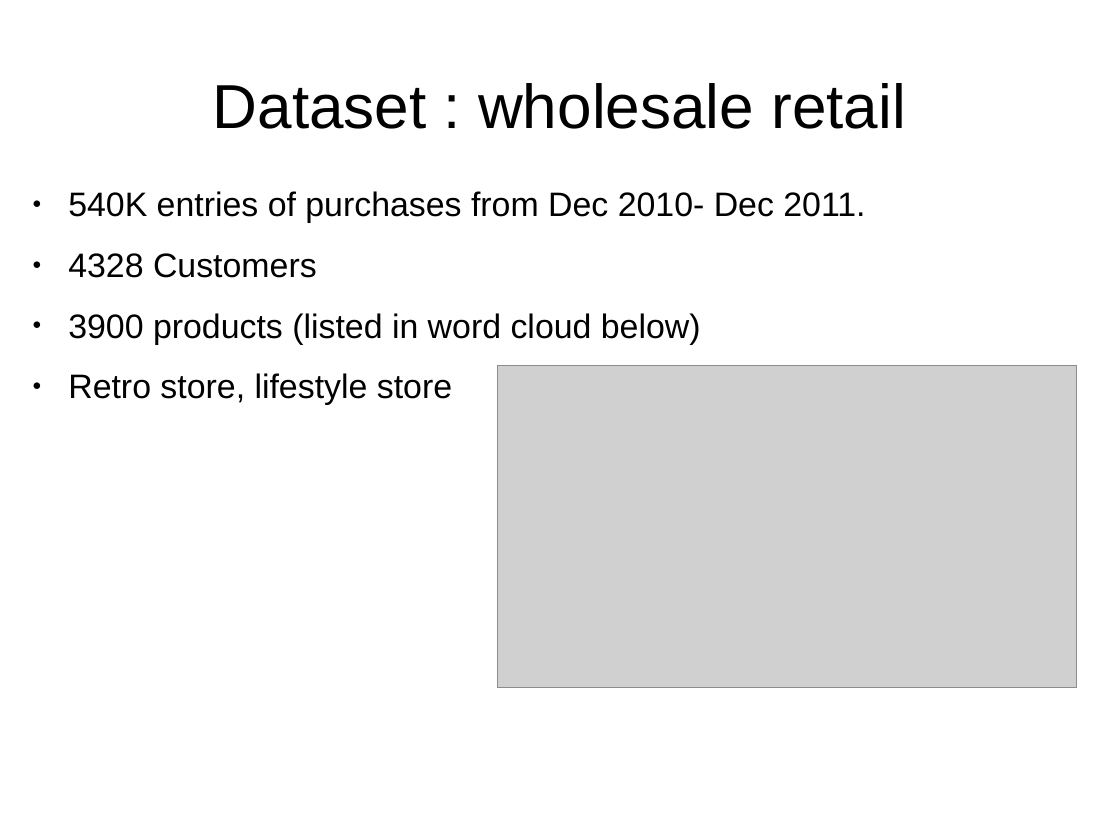
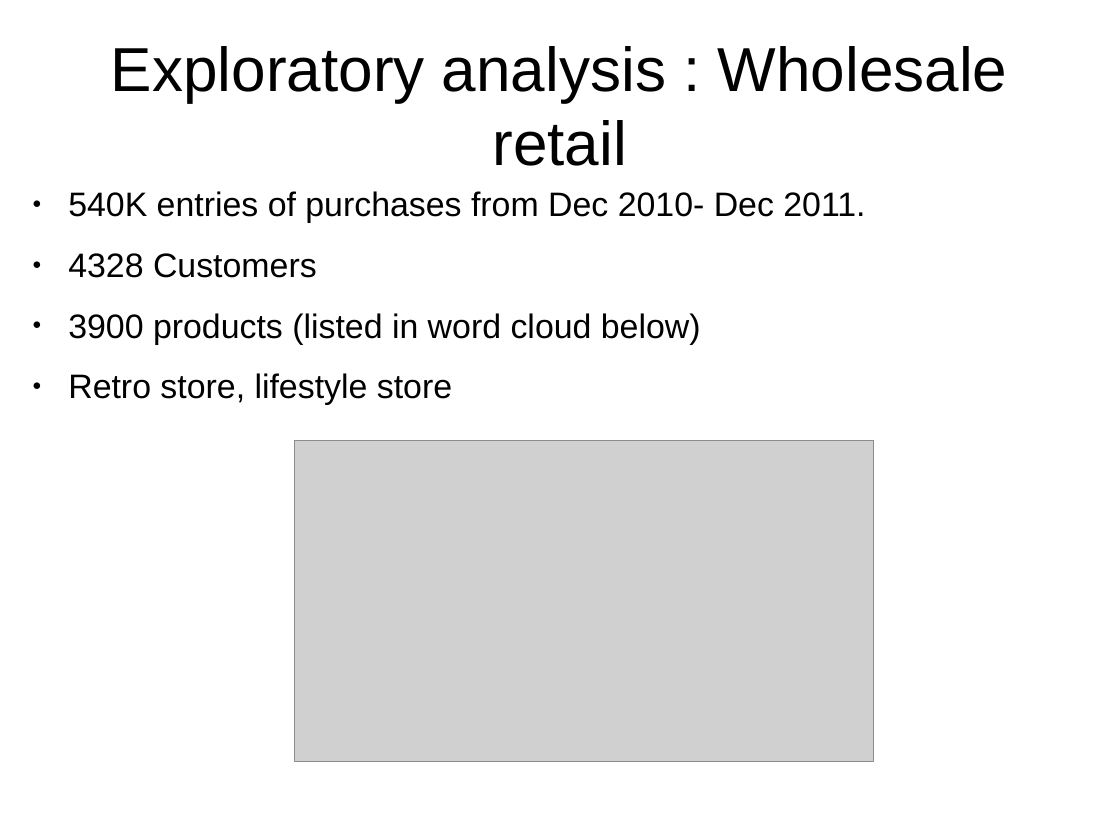
Before and after one commit to leexa90/E-commece-Data-Science, a slide deck: slide 3 of Present.odp (slide 2 before the commit). Drawn at 1120x840 pixels with LibreOffice and Linux fonts; fonts in the diff are those of the drawing; grey boxes stand for pictures. Boxes give left, top, right and bottom in pixels: in the first picture for what was removed or moved away, otherwise in the second. Text is boxed around its words. In the diff, an @@ line names an element or a change of style, - is before the commit and + after.

```diff
--- a/Present.odp
+++ b/Present.odp
@@ title at (111, 46, 1008, 166): text changed @@
-Dataset : wholesale retail
+Exploratory analysis : Wholesale retail
@@ picture: place and size @@
-picture at (498, 366, 1077, 688)
+picture at (295, 440, 874, 762)
```
Also in this commit, not shown: 9 other slides changed, 8 slides added, 1 slide removed, 4 other files.
